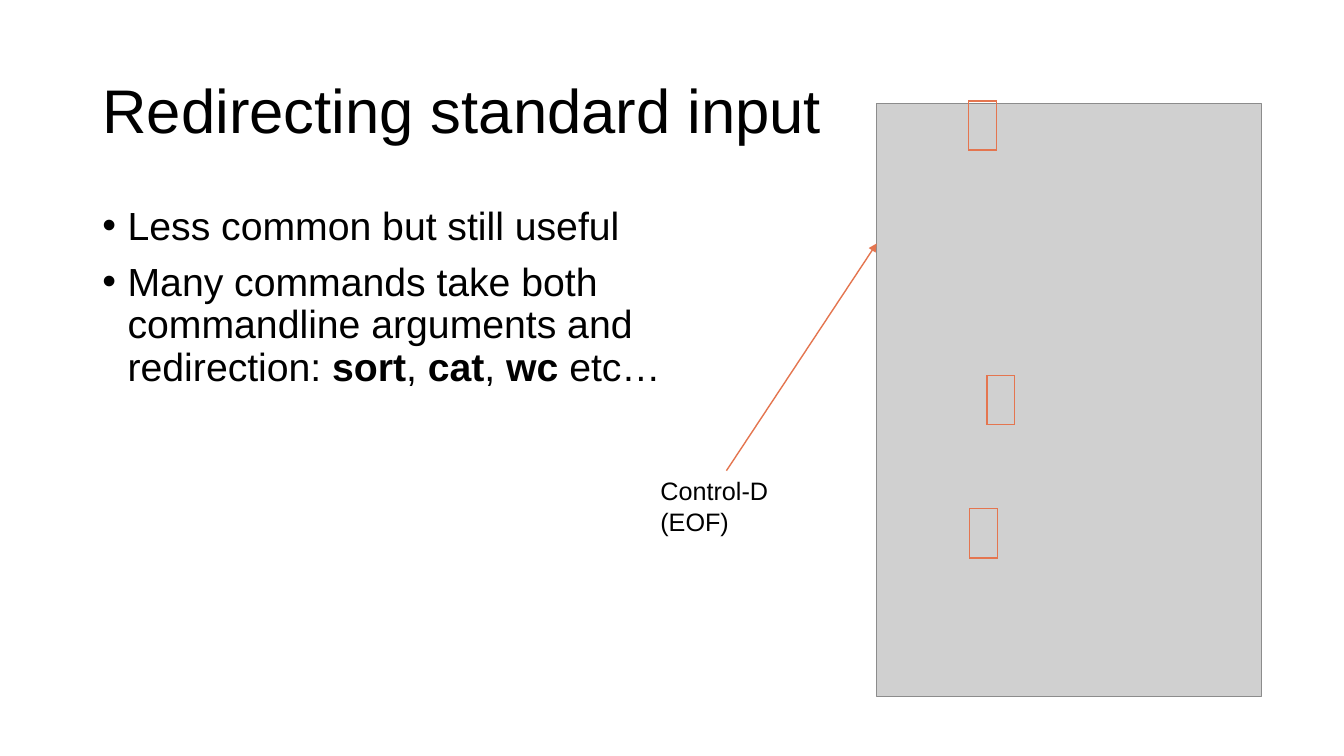
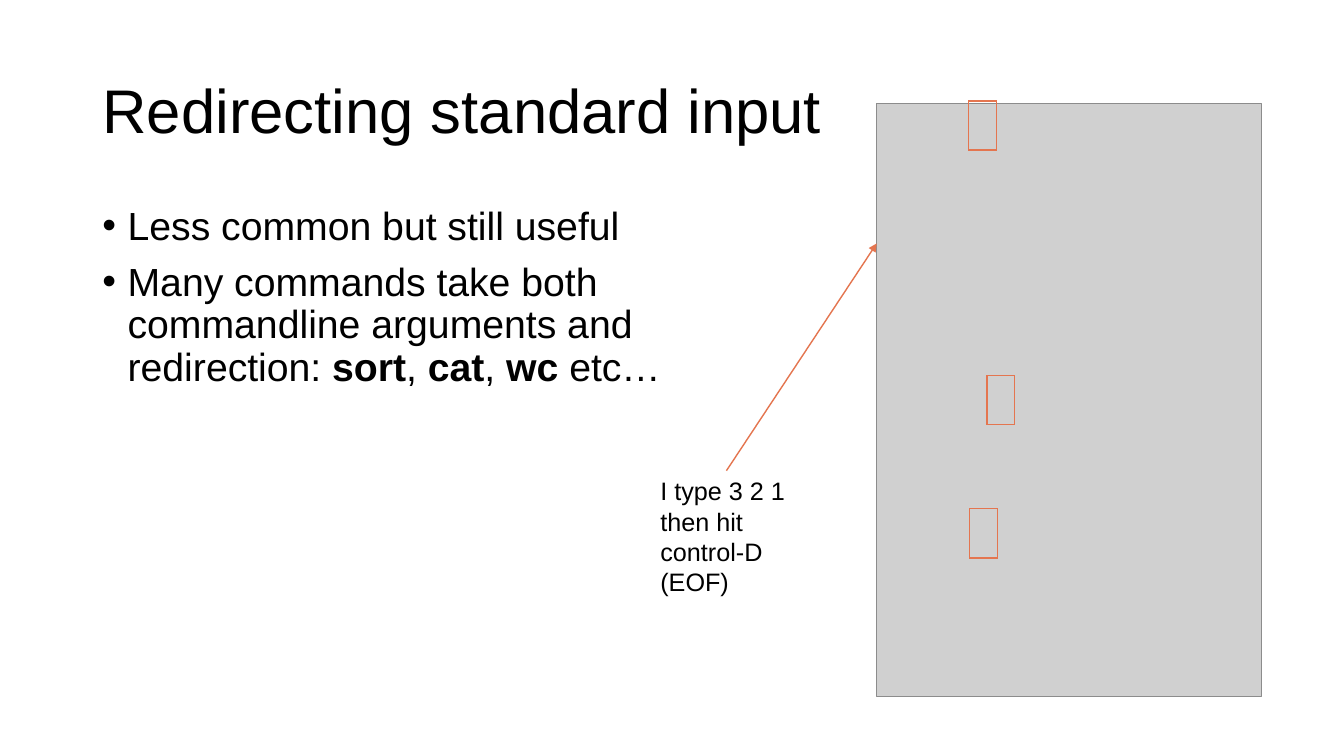
Before and after one commit to parrt/msds692, a slide deck: slide 9 of notes/streams.pptx (slide 8 before the commit). Drawn at 1344x756 pixels with LibreOffice and Linux fonts; fonts in the diff are those of the drawing; grey boxes stand for pictures; background and template pictures are left out. Boxes give left, top, right and bottom in pixels: in the first picture for what was removed or moved away, otherwise in the second. Text is boxed around its words. In the diff, an @@ line names an element or a change of style, - is before the commit and + after.

```diff
--- a/notes/streams.pptx
+++ b/notes/streams.pptx
@@ text at <box>660,482,785,597</box>: text changed @@
-Control-D (EOF)
+I type 3 2 1 then hit control-D (EOF)
```
Also in this commit, not shown: 6 other slides changed, 1 slide added, 2 other files.
